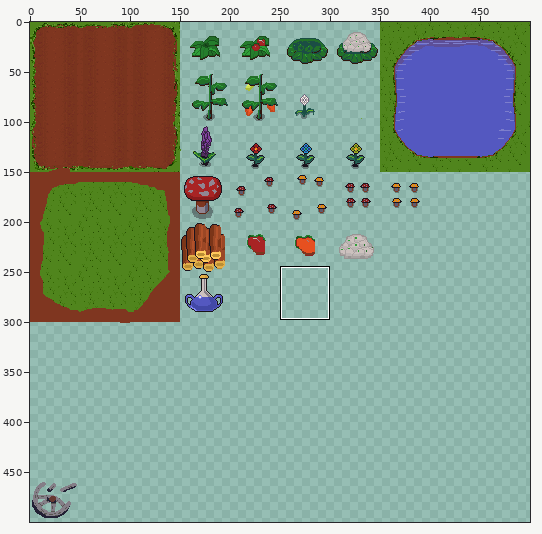
Edited in one commit: sprite sheet (images/ground.png). Above, an overview of the earlier version with the close-up marked.
Close-up. Before the edit:
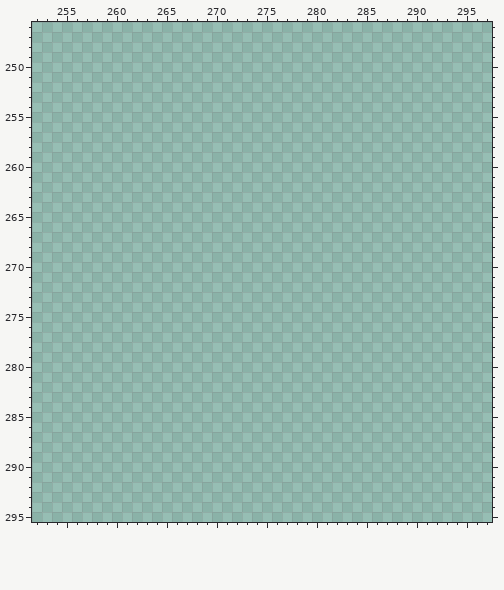
The file is 500x500 pixels. Colours within 5 levels of each other are drawn and written as one. Shown: x 252..297, y 246..295. The commit also changed other parts of the picture, which this record leaves out.
After:
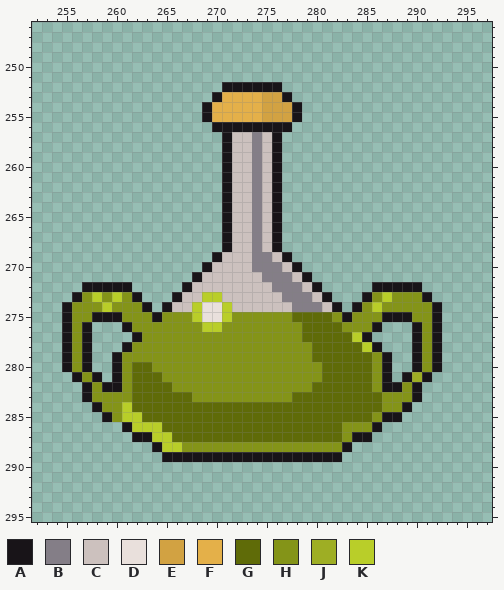
Palette (. is transparent): A #181418  B #847e87  C #ccc1be  D #e9e0dc  E #d2a242  F #e4b049  G #5f6b08  H #849418  J #9eae24  K #b9ce29
Diff:
{"y":252,"x":271,"old":"......","new":"AAAAAA"}
{"y":253,"x":270,"old":"........","new":"AFFFFEEA"}
{"y":254,"x":269,"old":"..........","new":"AFFFFFEEEA"}
{"y":255,"x":269,"old":"..........","new":"AFFFFFEEEA"}
{"y":256,"x":270,"old":"........","new":"AAAAAAAA"}
{"y":257,"x":271,"old":"......","new":"ACCBCA"}
{"y":258,"x":271,"old":"......","new":"ACCBCA"}
{"y":259,"x":271,"old":"......","new":"ACCBCA"}
{"y":260,"x":271,"old":"......","new":"ACCBCA"}
{"y":261,"x":271,"old":"......","new":"ACCBCA"}
{"y":262,"x":271,"old":"......","new":"ACCBCA"}
{"y":263,"x":271,"old":"......","new":"ACCBCA"}
{"y":264,"x":271,"old":"......","new":"ACCBCA"}
{"y":265,"x":271,"old":"......","new":"ACCBCA"}
{"y":266,"x":271,"old":"......","new":"ACCBCA"}
{"y":267,"x":271,"old":"......","new":"ACCBCA"}
{"y":268,"x":271,"old":"......","new":"ACCBCA"}
{"y":269,"x":270,"old":"........","new":"ACCCBBCA"}
{"y":270,"x":269,"old":"..........","new":"ACCCCBBBCA"}
{"y":271,"x":268,"old":"............","new":"ACCCCCCBBBCA"}
{"y":272,"x":257,"old":".....","new":"AAAAA"}
{"y":272,"x":267,"old":"..............","new":"ACCCCCCCCBBBCA"}
{"y":272,"x":286,"old":".....","new":"AAAAA"}
{"y":273,"x":256,"old":".......","new":"AHKHKHA"}
{"y":273,"x":266,"old":"................","new":"ACCKKCCCCCCBBBCA"}
{"y":273,"x":285,"old":".......","new":"AHKHHHA"}
{"y":274,"x":255,"old":".........","new":"AHHHKHHHA"}
{"y":274,"x":265,"old":"..................","new":"ACCKDDKCCCCCCBBBCA"}
{"y":274,"x":284,"old":".........","new":"AHKHHHHHA"}
{"y":275,"x":255,"old":"......................................","new":"AHHAAAHHHAHHHKDDKHHHHHHGGGGHAHHHAAAHHA"}
{"y":276,"x":255,"old":"...","new":"AHA"}
{"y":276,"x":261,"old":"..........................","new":"AHHHHHHHKKHHHHHHHHGGGGHHHA"}
{"y":276,"x":290,"old":"...","new":"AHA"}
{"y":277,"x":255,"old":"...","new":"AHA"}
{"y":277,"x":262,"old":"........................","new":"AHHHHHHHHHHHHHHHHGGGGGKA"}
{"y":277,"x":290,"old":"...","new":"AHA"}
{"y":278,"x":255,"old":"...","new":"AHA"}
{"y":278,"x":261,"old":"..........................","new":"AHHHHHHHHHHHHHHHHHHGGGGGKA"}
{"y":278,"x":290,"old":"...","new":"AHA"}
{"y":279,"x":255,"old":"...","new":"AHA"}
{"y":279,"x":260,"old":"............................","new":"AHHHHHHHHHHHHHHHHHHHGGGGGGHA"}
{"y":279,"x":290,"old":"...","new":"AHA"}
{"y":280,"x":255,"old":"...","new":"AHA"}
{"y":280,"x":260,"old":"............................","new":"AHGGHHHHHHHHHHHHHHHHHGGGGGHA"}
{"y":280,"x":290,"old":"...","new":"AHA"}
{"y":281,"x":256,"old":"...","new":"AHA"}
{"y":281,"x":260,"old":"............................","new":"AHGGGHHHHHHHHHHHHHHHHGGGGGHA"}
{"y":281,"x":289,"old":"...","new":"AJA"}
{"y":282,"x":257,"old":"..................................","new":"AHAAHGGGGHHHHHHHHHHHHHHGGGGGGHAAHA"}
{"y":283,"x":257,"old":"..................................","new":"AHHHHGGGGGGHHHHHHHHHHGGGGGGGGGHHHA"}
{"y":284,"x":258,"old":"................................","new":"AHHKGGGGGGGGGGGGGGGGGGGGGGGGGHHA"}
{"y":285,"x":259,"old":"..............................","new":"AHKKGGGGGGGGGGGGGGGGGGGGGGGHAA"}
{"y":286,"x":261,"old":"..........................","new":"AKKKGGGGGGGGGGGGGGGGGGHHHA"}
{"y":287,"x":262,"old":"........................","new":"AAKKGGGGGGGGGGGGGGGGGHAA"}
{"y":288,"x":264,"old":"....................","new":"AKKHHHHHHHHHHHHHHHHA"}
{"y":289,"x":265,"old":"..................","new":"AAAAAAAAAAAAAAAAAA"}
{"label":"added","picture_box":[62,82,442,462]}
